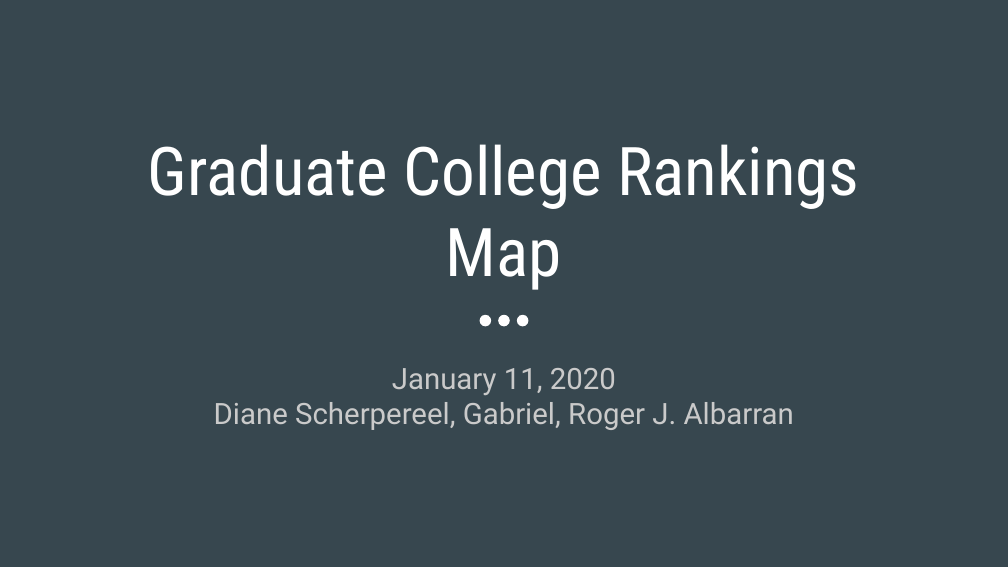
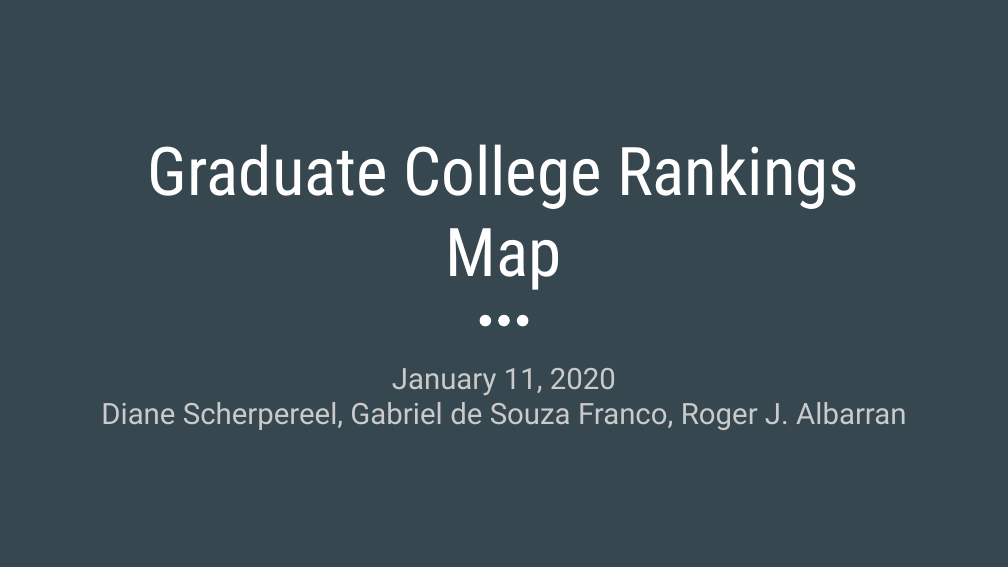
Before and after one commit to dianess/Brute-Force-Grad-College-Rankings-Map, a slide deck: slide 1 of GraduateRankings.pptx. Drawn at 1008x567 pixels with LibreOffice and Linux fonts; fonts in the diff are those of the drawing. Boxes give left, top, right and bottom in pixels: in the first picture for what was removed or moved away, otherwise in the second. Text is boxed around its words. In the diff, an @@ line names an element or a change of style, - is before the commit and + after.

Commit message:
Added the updated version of the pptx.

```diff
--- a/GraduateRankings.pptx
+++ b/GraduateRankings.pptx
@@ subtitle at (101,402,906,430): text changed @@
-Diane Scherpereel, Gabriel, Roger J. Albarran
+Diane Scherpereel, Gabriel de Souza Franco, Roger J. Albarran
```
